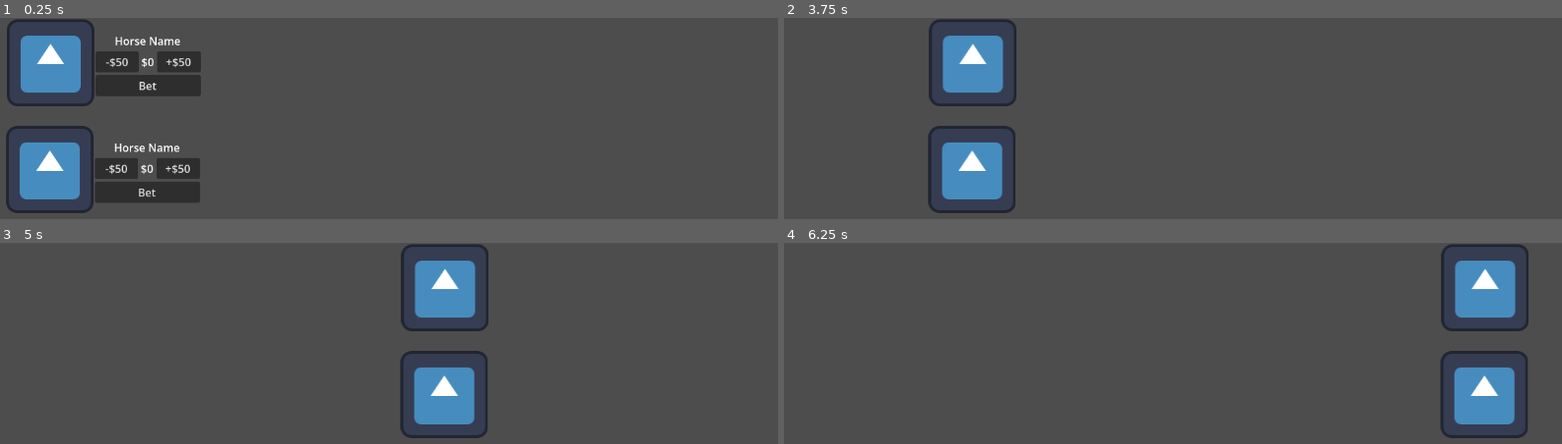
Above: before the commit, frames 1-4 (two rows, left to right).
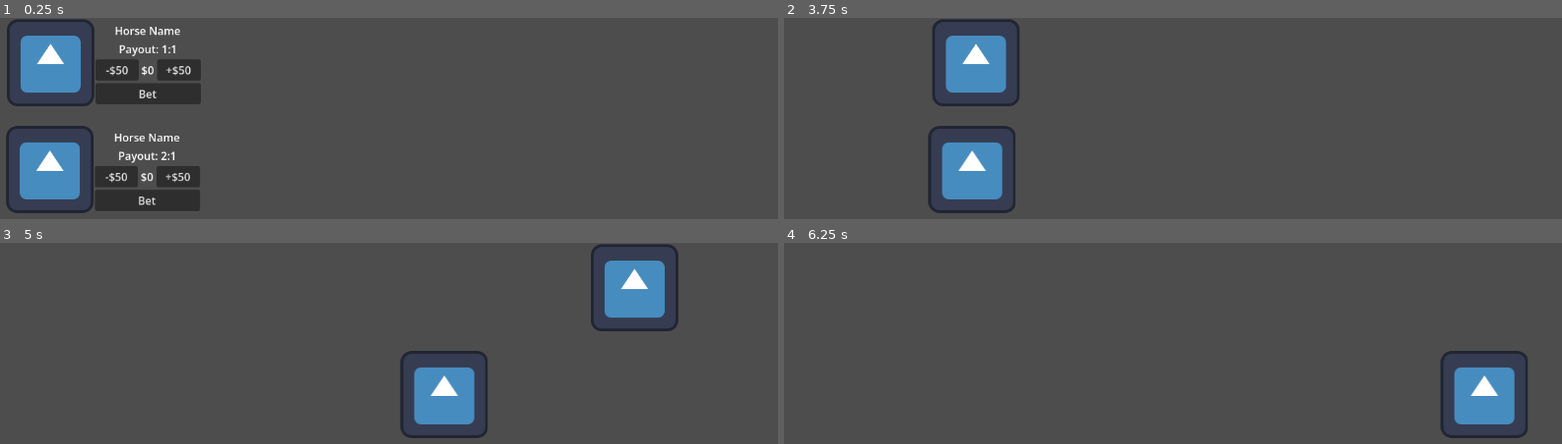
Above: after the commit, the same moments.

Repository: jayvinius/degen-devils
Game: Godot game, scene res://Levels/race_level.tscn
Same seed, same stepped clock (60 frames per second), same inputs: the game is played once before the commit and once after it. The project has no main scene, so this scene is started directly. The engine's default icon, where the game draws it, is replaced by a stand-in: a white triangle on a blue panel in a dark square.
Inputs:
- Up to frame 1 (0.25 s): no input
- Up to frame 2 (3.75 s): click "Bet" at 0.5 s; tap Enter at 1.25 s; tap Space at 2 s
- Up to frame 3 (5 s): no input
- Up to frame 4 (6.25 s): no input

The runs differ from the first frame. In frame 1, 4.3% of the frame differs, in the area x 12-26%, y 4-97%; in frame 2, 0.9%; in frame 3, 5.6%, in the area x 51-88%, y 0-44%; in frame 4, 2.9%.

Commit message:
horse payouts

Diff:
--- a/Entities/Horses/horse.gd
+++ b/Entities/Horses/horse.gd
@@ -11,6 +11,10 @@
 	set(v):
 		bet_amount = v
 		%BetAmountLabel.text = "$" + str(v)
+@export var payout: float = 1.0:
+	set(v):
+		payout = v
+		%PayoutLabel.text = "Payout: " + float_to_ratio(v)
 
 enum State {
 	IDLE,
@@ -62,7 +66,49 @@
 		player.money -= 50
 
 func _on_bet_button_pressed() -> void:
-	EventBus.emit_signal("place_bet", bet_amount)
+	EventBus.emit_signal("place_bet", bet_amount, get_path())
 
 func hide_ui() -> void:
 	%BetUI.hide()
+
+func win() -> void:
+	var player = get_tree().get_first_node_in_group("player")
+	player.money += bet_amount * payout
+
+
+## Gross float to ratio
+func float_to_ratio(value: float, max_denominator: int = 1000) -> String:
+	if value == 0.0:
+		return "0:1"
+
+	var negative := value < 0.0
+	value = abs(value)
+
+	var best_num := 1
+	var best_den := 1
+	var best_error := INF
+
+	for den in range(1, max_denominator + 1):
+		var num := roundi(value * den)
+		var error:float = abs(value - float(num) / float(den))
+		if error < best_error:
+			best_error = error
+			best_num = num
+			best_den = den
+		if error < 1e-9:
+			break
+
+	var g := gcd(best_num, best_den)
+	best_num /= g
+	best_den /= g
+
+	if negative:
+		return "-%d:%d" % [best_num, best_den]
+	return "%d:%d" % [best_num, best_den]
+
+func gcd(a: int, b: int) -> int:
+	while b != 0:
+		var t := b
+		b = a % b
+		a = t
+	return a
--- a/Entities/Horses/horse.tscn
+++ b/Entities/Horses/horse.tscn
@@ -21,9 +21,9 @@
 layout_mode = 3
 anchors_preset = 0
 offset_left = 66.0
-offset_top = -44.0
+offset_top = -58.865
 offset_right = 109.0
-offset_bottom = 20.0
+offset_bottom = 5.1349983
 
 [node name="VBoxContainer" type="VBoxContainer" parent="BetUI" unique_id=1471342864]
 layout_mode = 0
@@ -34,6 +34,12 @@
 unique_name_in_owner = true
 layout_mode = 2
 text = "Horse Name"
+horizontal_alignment = 1
+
+[node name="PayoutLabel" type="Label" parent="BetUI/VBoxContainer" unique_id=1311364036]
+unique_name_in_owner = true
+layout_mode = 2
+text = "Payout: 1:3"
 horizontal_alignment = 1
 
 [node name="HBoxContainer" type="HBoxContainer" parent="BetUI/VBoxContainer" unique_id=383547712]
--- a/Globals/event_bus.gd
+++ b/Globals/event_bus.gd
@@ -2,4 +2,4 @@
 
 signal start_race
 
-signal place_bet(amount)
+signal place_bet(amount, node_path)
--- a/Levels/race_level.gd
+++ b/Levels/race_level.gd
@@ -1,16 +1,34 @@
 extends Node2D
+
+var horse_bet_on: Horse
+var race_won: bool = false
 
 func _ready() -> void:
 	EventBus.connect("place_bet", bets_placed)
 
-func bets_placed(amount: float) -> void:
+	var highest_speed := 0.0
+	for horse in %Horses.get_children():
+		if horse.max_speed > highest_speed:
+			highest_speed = horse.max_speed
+	for horse in %Horses.get_children():
+		horse.payout = highest_speed / horse.max_speed
+
+func bets_placed(amount: float, path: NodePath) -> void:
 	for horse in %Horses.get_children():
 		horse.hide_ui()
+
+	horse_bet_on = get_node(path)
 
 	$Timer.start()
 
 func _on_win_post_body_entered(body: Node2D) -> void:
-	print(body.name)
+	if race_won: return
+	if body == horse_bet_on:
+		body.win()
+		print("you won")
+	else:
+		print("you lost")
+	race_won = true
 
 func _on_timer_timeout() -> void:
 	EventBus.start_race.emit()
--- a/Levels/race_level.tscn
+++ b/Levels/race_level.tscn
@@ -32,6 +32,7 @@
 
 [node name="Horse2" parent="Horses" unique_id=1114416760 instance=ExtResource("1_bfjxd")]
 position = Vector2(-489, -258)
+max_speed = 600.0
 
 [connection signal="body_entered" from="Win post" to="." method="_on_win_post_body_entered"]
 [connection signal="timeout" from="Timer" to="." method="_on_timer_timeout"]
